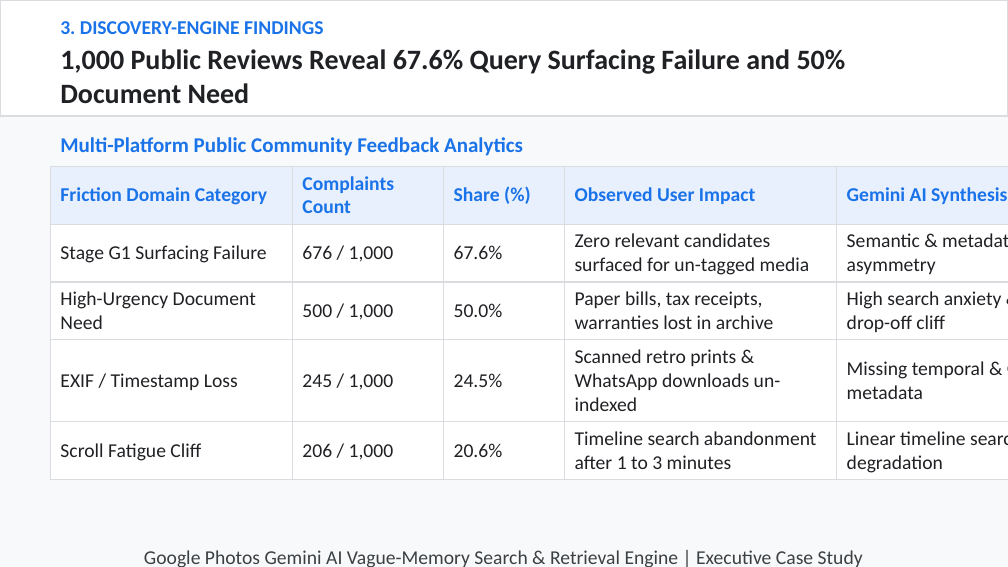
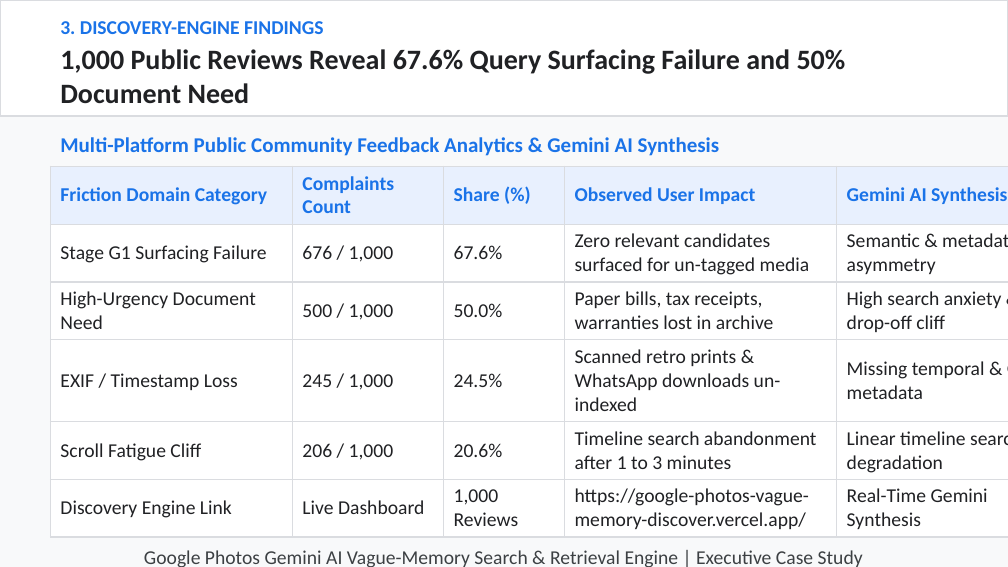
Before and after one commit to hatakekakashi05/google-photos-vague-memory-, a slide deck: slide 3 of output/NL_GooglePhotos.pptx. Drawn at 1008x567 pixels with LibreOffice and Linux fonts; fonts in the diff are those of the drawing. Boxes give left, top, right and bottom in pixels: in the first picture for what was removed or moved away, otherwise in the second. Text is boxed around its words. In the diff, an @@ line names an element or a change of style, - is before the commit and + after.

Commit message:
Include explicit live Vercel links, user survey Google Sheets link, and dense metric data across all 10 slides in NL_GooglePhotos.pptx

```diff
--- a/output/NL_GooglePhotos.pptx
+++ b/output/NL_GooglePhotos.pptx
@@ text at (60, 137, 720, 156): text changed @@
-Multi-Platform Public Community Feedback Analytics
+Multi-Platform Public Community Feedback Analytics & Gemini AI Synthesis
@@ table at (50, 166, 1008, 533) @@
+row 6: Discovery Engine Link | Live Dashboard | 1,000 Reviews | https://google-photos-vague-memory-discover.vercel.app/ | Real-Time Gemini Synthesis
```
Also in this commit, not shown: 6 other slides changed, 2 other files.
